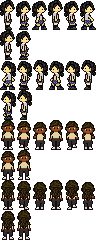
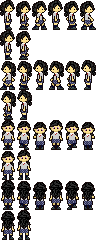
Layer changes from the first w=96, h=240 image to the second:
painted on "hair" over bbox(2, 180, 94, 229)
painted on "main_character" over bbox(2, 121, 94, 239)
